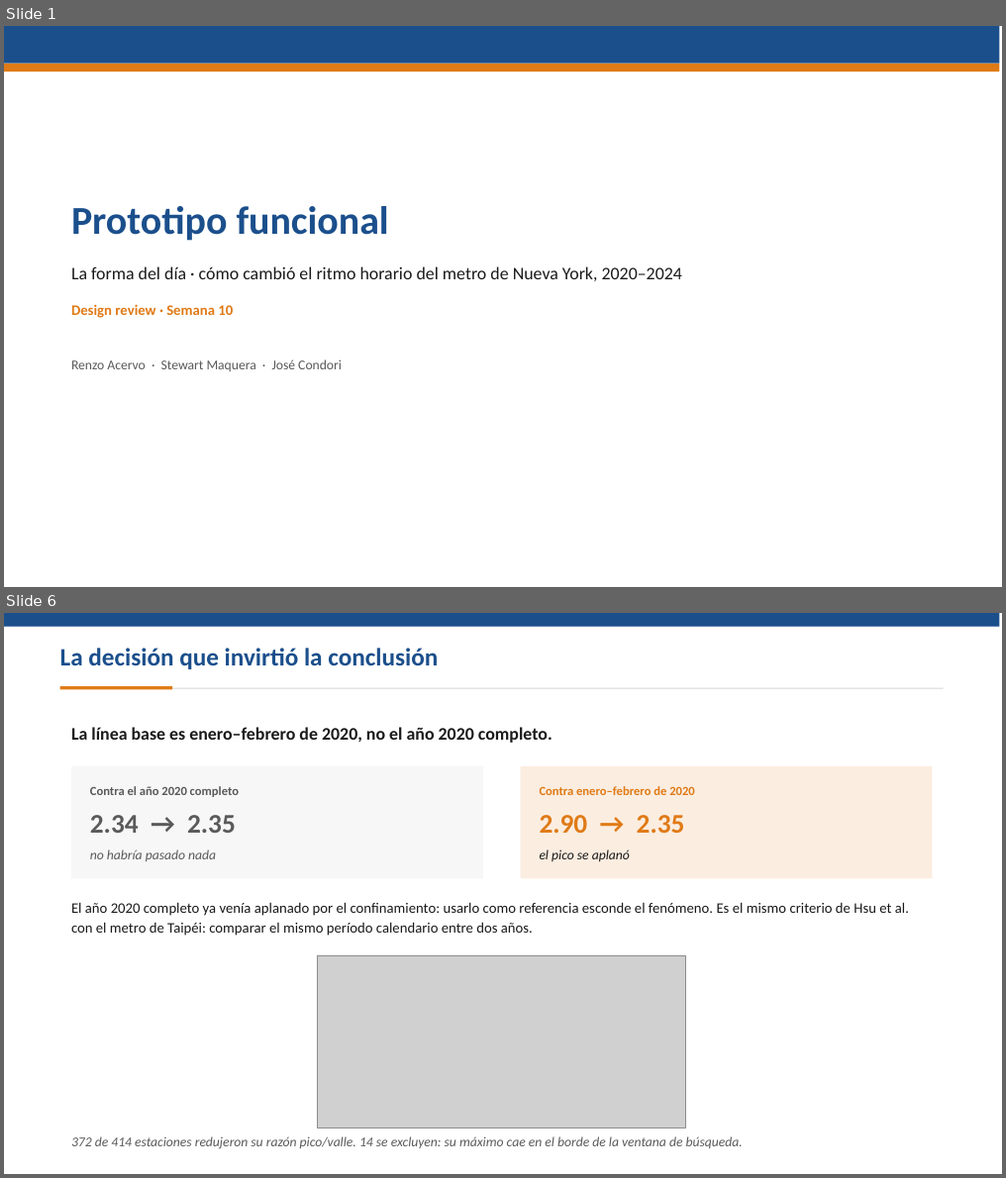
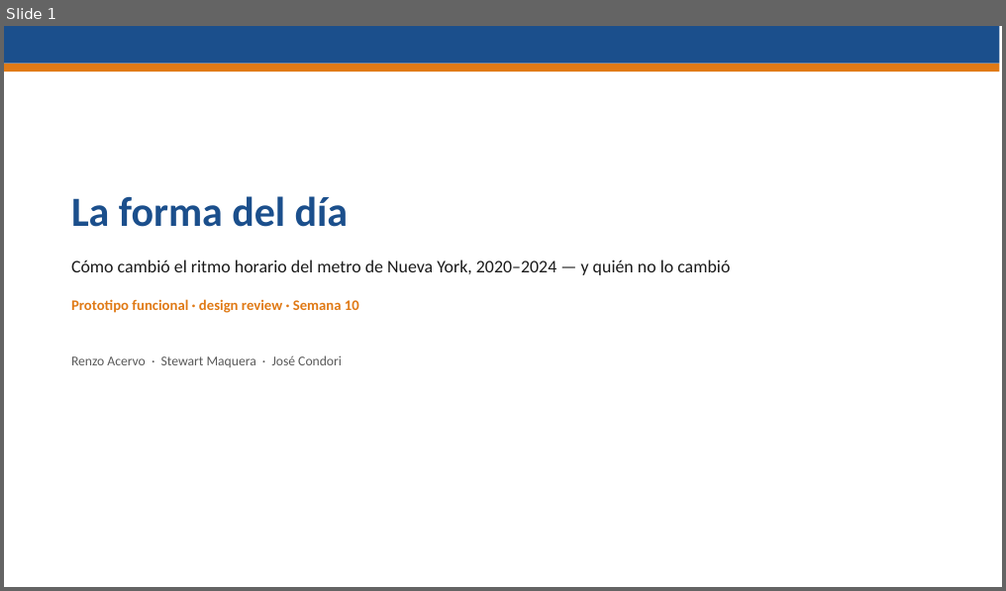
Before and after one commit to stewartmb/data-visualization-2026-2, a slide deck: deliveries/week10/PresentationWeek10.pptx. Shown one above the other, each under a label of ours: slides 1 and 6 before the commit, slide 1 after it; the slides between them are not shown. The pictures are 1006x1178 and 1006x591 pixels, drawn with LibreOffice and Linux fonts; fonts in the diff are those of the drawing; grey boxes stand for pictures. Boxes give left, top, right and bottom in pixels: in the first picture for what was removed or moved away, otherwise in the second. Text is boxed around its words. In the diff, an @@ line names an element or a change of style, - is before the commit and + after.

Commit message:
Rebuild the week 10 delivery on the narrative application
El prototipo pasa de cuatro paneles a siete capitulos guiados mas un
explorador enlazado, con tipologia de estaciones, capa de confiabilidad,
hallazgos generados desde el modelo y geografia real. Reporte, README,
presentacion, guion y capturas rehechos; preguntas de feedback nuevas.

```diff
--- a/deliveries/week10/PresentationWeek10.pptx
+++ b/deliveries/week10/PresentationWeek10.pptx
@@ slide 6 removed at (4,613,1002,1174), background #FFFFFF @@
@@ rectangle removed at (4,613,1000,627) @@
@@ text removed at (60,648,438,669) @@
-La decisión que invirtió la conclusión
@@ rectangle removed at (60,686,172,689) @@
@@ rectangle removed at (172,688,944,688) @@
@@ text removed at (71,727,552,743) @@
-La línea base es enero–febrero de 2020, no el año 2020 completo.
@@ rectangle removed at (71,766,483,878) @@
@@ text removed at (90,786,239,797) @@
-Contra el año 2020 completo
@@ rectangle removed at (521,766,933,878) @@
@@ text removed at (540,786,695,795) @@
-Contra enero–febrero de 2020
@@ text removed at (90,815,236,833) @@
-2.34 → 2.35
@@ text removed at (540,815,685,833) @@
-2.90 → 2.35
@@ text removed at (90,850,216,861) @@
-no habría pasado nada
@@ text removed at (540,850,630,862) @@
-el pico se aplanó
@@ text removed at (71,902,909,936) @@
-El año 2020 completo ya venía aplanado por el confinamiento: usarlo como referencia esconde el fenómeno. Es el mismo criterio de Hsu et al. con el metro de Taipéi: comparar el mismo período calendario entre dos años.
@@ picture removed at (318,956,686,1128) @@
@@ text removed at (71,1137,743,1150) @@
-372 de 414 estaciones redujeron su razón pico/valle. 14 se excluyen: su máximo cae en el borde de la ventana de búsqueda.
@@ slide 1 changed as well @@
@@ text at (71,196,349,227): text changed; size 38 to 40 pt @@
-Prototipo funcional
+La forma del día
@@ text at (71,260,730,275): text changed @@
-La forma del día · cómo cambió el ritmo horario del metro de Nueva York, 2020–2024
+Cómo cambió el ritmo horario del metro de Nueva York, 2020–2024 — y quién no lo cambió
@@ text at (71,299,359,313): text changed @@
-Design review · Semana 10
+Prototipo funcional · design review · Semana 10
@@ text "Renzo Acervo · Stewart Maquera ...": place and size @@
-text "Renzo Acervo · Stewart Maquera ..." at (71,360,342,372)
+text "Renzo Acervo · Stewart Maquera ..." at (71,356,342,368)
```
Also in this commit, not shown: 1 other slide changed, 6 slides added, 5 other slides removed, 42 other files.
